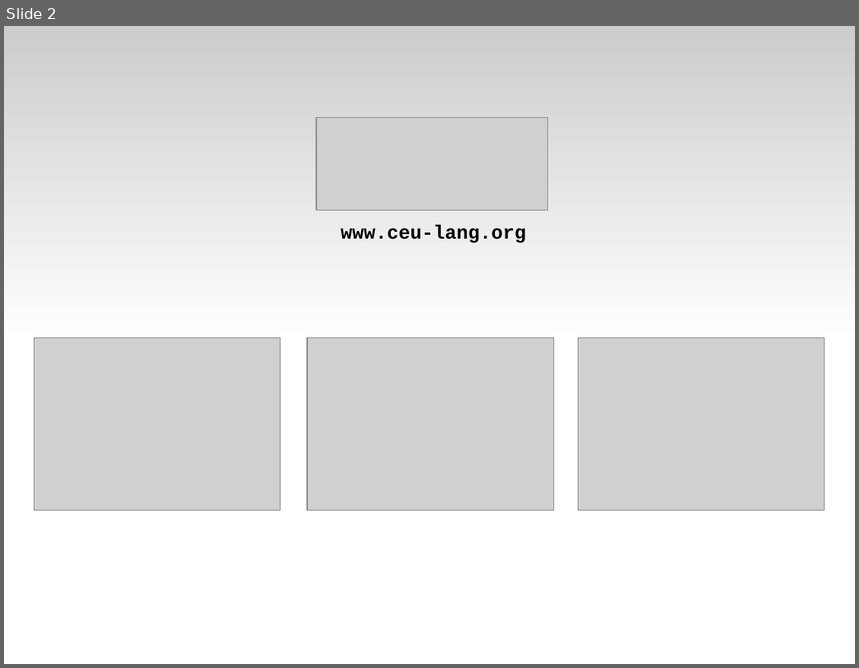
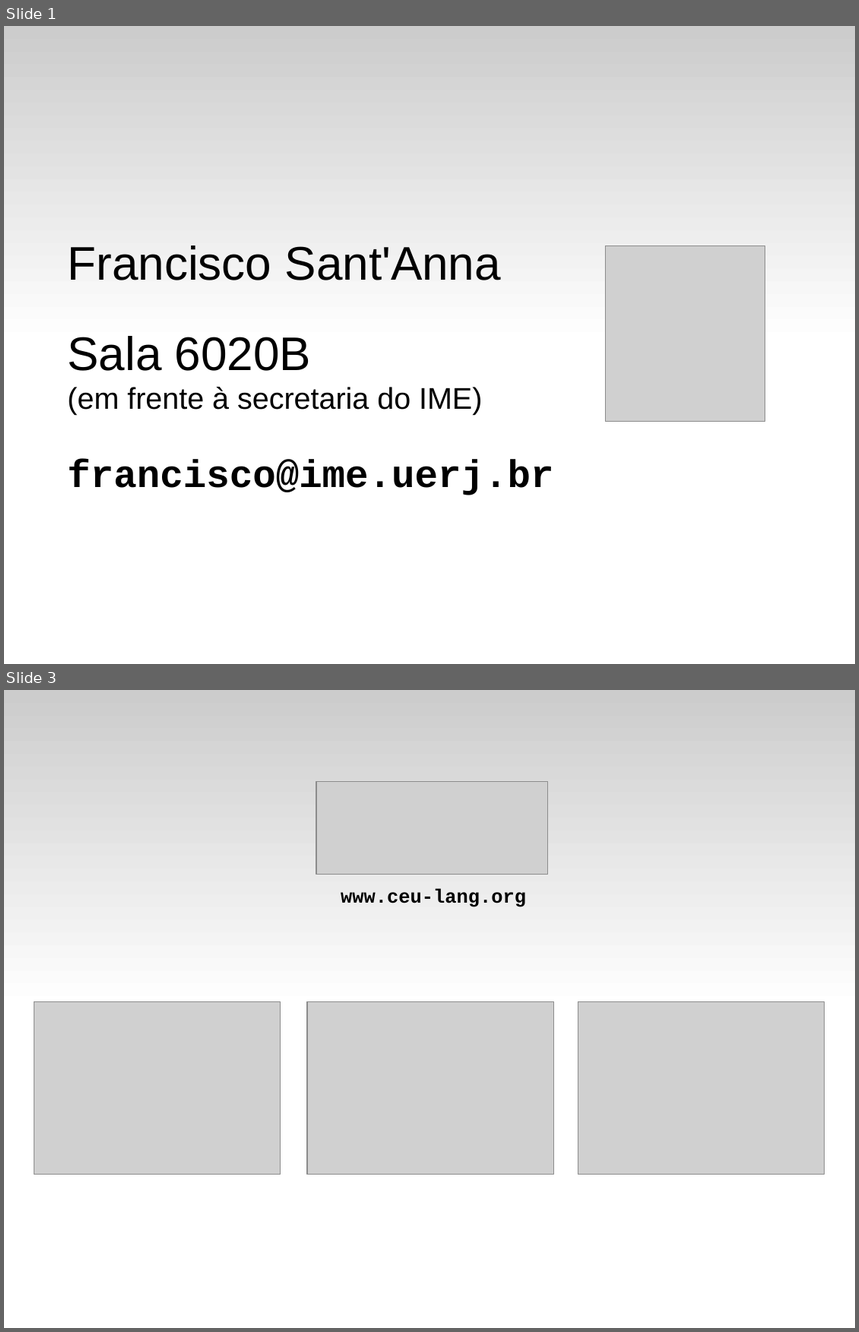
Before and after one commit to fsantanna-no/ceu-docs, a slide deck: ceu_uerj.odp. Shown one above the other, each under a label of ours: slide 2 before the commit, slides 1 and 3 after it; the slides between them are not shown. The pictures are 859x668 and 859x1332 pixels, drawn with LibreOffice and Linux fonts; fonts in the diff are those of the drawing; grey boxes stand for pictures. Boxes give left, top, right and bottom in pixels: in the first picture for what was removed or moved away, otherwise in the second. Text is boxed around its words. In the diff, an @@ line names an element or a change of style, - is before the commit and + after.

```diff
--- a/ceu_uerj.odp
+++ b/ceu_uerj.odp
@@ slide 1 added at [4, 26, 855, 664], background #FFFFFF; not listed: 1 template element that a slide beside it also shows @@
@@ text added at [67, 246, 553, 496], 44 pt, text #000000 @@
+Francisco Sant'Anna
+Sala 6020B
+(em frente à secretaria do IME)
+francisco@ime.uerj.br
@@ picture added at [606, 246, 766, 421] @@
@@ what was slide 2 is now slide 3 @@
```
Also in this commit, not shown: 1 slide changed, 2 other slides added, 1 slide removed.
